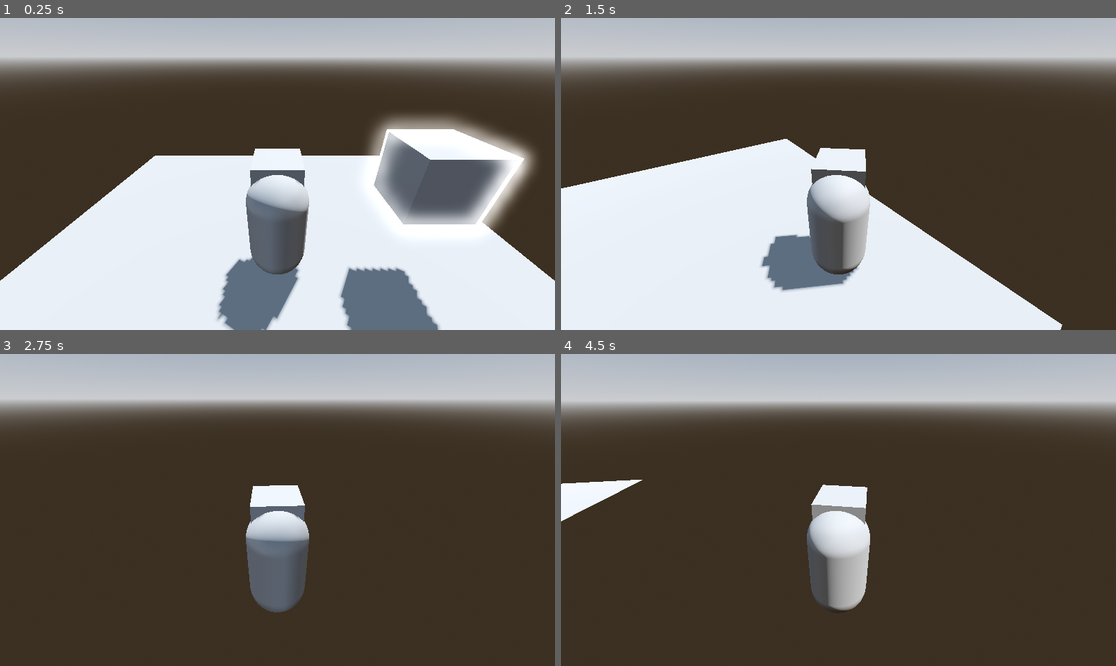
Above: before the commit, frames 1-4 (two rows, left to right).
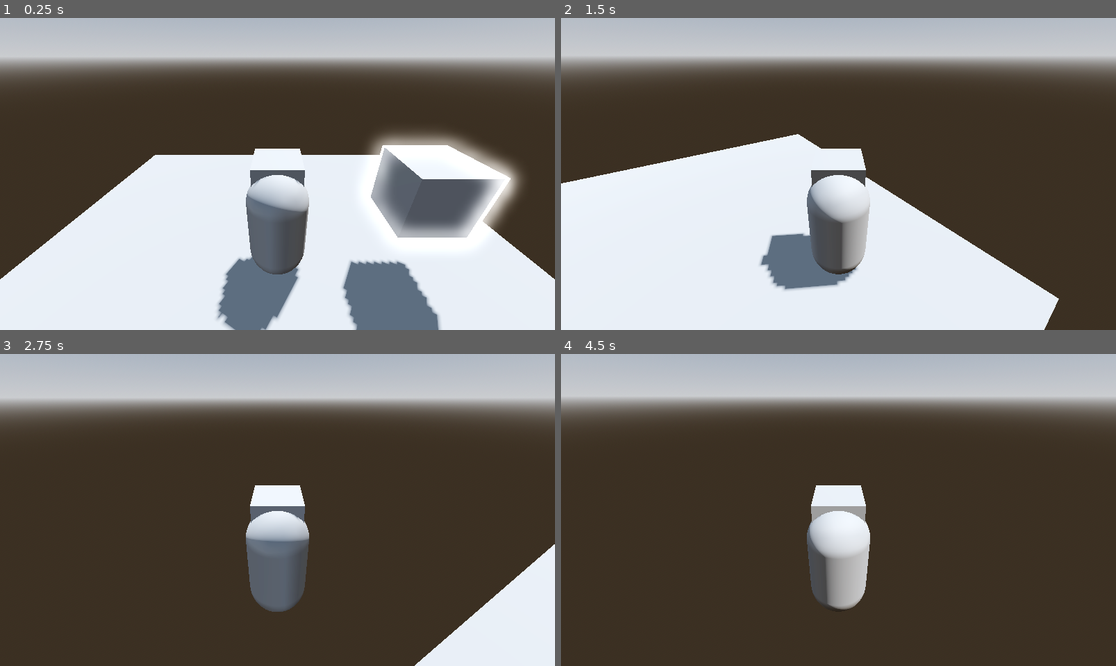
Above: after the commit, the same moments.

Repository: ainyafzaldev/3d_inventory
Game: Godot game, scene res://test_scene.tscn
The game is run twice, just before and just after one commit, with the same random seed, the same clock (stepped at 60 frames per second) and the same inputs.
Inputs (mouse positions are in pixels of both pictures, inside the frame that each line leads up to):
- Up to frame 1 (0.25 s): no input
- Up to frame 2 (1.5 s): tap Enter (ui_accept) at 0.5, 0.77 s; move the mouse to (866, 174) at 0.52 s; hold F (Interact) 0.53-1.28 s; hold Up (ui_up) from 0.53 s (still down); move the mouse to (810, 174) at 1.27 s; tap F (Interact) at 1.35 s
- Up to frame 3 (2.75 s): keep holding Up (ui_up); tap Enter (ui_accept) at 1.52 s; move the mouse to (288, 503) at 2.02 s; hold F (Interact) from 2.03 s (still down)
- Up to frame 4 (4.5 s): keep holding Up (ui_up); move the mouse to (832, 516) at 2.77 s; release F (Interact) at 2.78 s; tap F (Interact) at 2.85, 4.35 s; tap Enter (ui_accept) at 3.02, 3.5, 3.77, 4.25 s; move the mouse to (877, 513) at 3.52 s; hold F (Interact) 3.53-4.28 s; move the mouse to (794, 506) at 4.27 s

The runs differ from the first frame. In frame 1, 6.9% of the frame differs, in the area x 0-100%, y 31-100%; in frame 2, 3.2%; in frame 3, 5.0%; in frame 4, 5.2%.

Commit message:
updated floor, physics, and smoother movement

Diff:
--- a/Player/PlayerController.gd
+++ b/Player/PlayerController.gd
@@ -4,7 +4,8 @@
 const SPEED = 5.0
 const JUMP_VELOCITY = 4.5
 
-var mouse_sensitivity := 0.001
+var horizontal_speed := 0.01
+var vertical_speed := 0.001
 var vertical_input := 0.0 # pitch
 var horizontal_input := 0.0 #twist
 
@@ -17,14 +18,13 @@
 func _unhandled_input(event: InputEvent) -> void:
 	if event is InputEventMouseMotion:
 		if Input.get_mouse_mode() == Input.MOUSE_MODE_CAPTURED:
-			horizontal_input = - event.relative.x * mouse_sensitivity
-			vertical_input = - event.relative.y * mouse_sensitivity
-			horizontal_pivot.rotate_y(horizontal_input)
-			rotate_y(deg_to_rad(-event.relative.x) * 0.5)
+			horizontal_input = - event.relative.x * horizontal_speed
+			vertical_input = - event.relative.y * vertical_speed
+			rotate_y(horizontal_input)
 			vertical_pivot.rotate_x(vertical_input)
 			vertical_pivot.rotation.x = clamp(
 				vertical_pivot.rotation.x,
-				deg_to_rad(-30),
+				deg_to_rad(-60),
 				deg_to_rad(30)
 			)
 		vertical_input = 0.0
--- a/project.godot
+++ b/project.godot
@@ -64,7 +64,7 @@
 
 [physics]
 
-3d/default_gravity_vector=Vector3(0, 0, 0)
+3d/physics_engine="GodotPhysics3D"
 
 [rendering]
 
--- a/test_scene.tscn
+++ b/test_scene.tscn
@@ -17,13 +17,6 @@
 sky = SubResource("Sky_uhqqe")
 tonemap_mode = 2
 glow_enabled = true
-
-[sub_resource type="StandardMaterial3D" id="StandardMaterial3D_coq8p"]
-albedo_color = Color(0.560955, 0.560955, 0.560955, 1)
-
-[sub_resource type="PlaneMesh" id="PlaneMesh_6adnx"]
-material = SubResource("StandardMaterial3D_coq8p")
-size = Vector2(10, 10)
 
 [sub_resource type="CapsuleMesh" id="CapsuleMesh_6adnx"]
 
@@ -45,6 +38,16 @@
 [sub_resource type="SphereShape3D" id="SphereShape3D_uhqqe"]
 radius = 3.0
 
+[sub_resource type="StandardMaterial3D" id="StandardMaterial3D_coq8p"]
+albedo_color = Color(0.560955, 0.560955, 0.560955, 1)
+
+[sub_resource type="PlaneMesh" id="PlaneMesh_6adnx"]
+material = SubResource("StandardMaterial3D_coq8p")
+size = Vector2(10, 10)
+
+[sub_resource type="BoxShape3D" id="BoxShape3D_coq8p"]
+size = Vector3(10, 0.5, 10)
+
 [node name="TestScene" type="Node3D"]
 
 [node name="WorldEnvironment" type="WorldEnvironment" parent="."]
@@ -53,9 +56,6 @@
 [node name="DirectionalLight3D" type="DirectionalLight3D" parent="."]
 transform = Transform3D(-0.866024, -0.433016, 0.250001, 0, 0.499998, 0.866026, -0.500003, 0.749999, -0.43301, -9.32776, 6.20719, 2.83448)
 shadow_enabled = true
-
-[node name="Floor" type="MeshInstance3D" parent="."]
-mesh = SubResource("PlaneMesh_6adnx")
 
 [node name="CharacterBody3D" type="CharacterBody3D" parent="."]
 top_level = true
@@ -101,6 +101,18 @@
 
 [node name="ItemTestCube" parent="." instance=ExtResource("4_coq8p")]
 transform = Transform3D(1, 0, 0, 0, 1, 0, 0, 0, 1, 2.25323, 1.97633, 0)
+mass = 2.424
+
+[node name="Ground" type="StaticBody3D" parent="."]
+
+[node name="Floor" type="MeshInstance3D" parent="Ground"]
+mesh = SubResource("PlaneMesh_6adnx")
+skeleton = NodePath("../..")
+
+[node name="CollisionShape3D" type="CollisionShape3D" parent="Ground"]
+transform = Transform3D(1, 0, 0, 0, 1, 0, 0, 0, 1, 0, -0.25, 0)
+shape = SubResource("BoxShape3D_coq8p")
+debug_color = Color(0.321569, 0.454902, 0.992157, 0.945098)
 
 [connection signal="body_entered" from="CharacterBody3D/InteractionArea" to="CharacterBody3D/InteractionArea" method="OnObjectEnteredArea"]
 [connection signal="body_exited" from="CharacterBody3D/InteractionArea" to="CharacterBody3D/InteractionArea" method="OnObjectExitedArea"]
Not shown: 1 places in test_scene.tscn that only renumber resources
